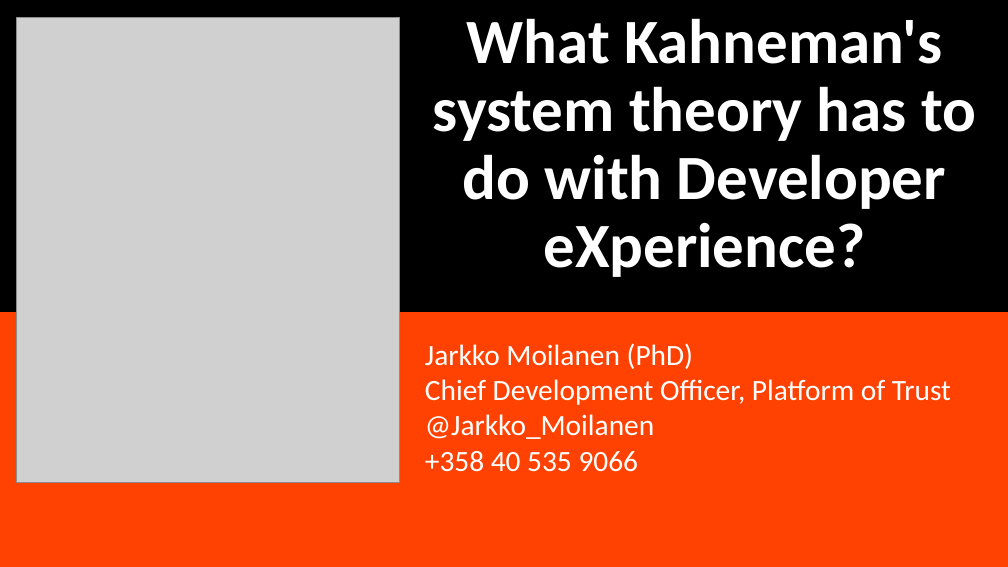
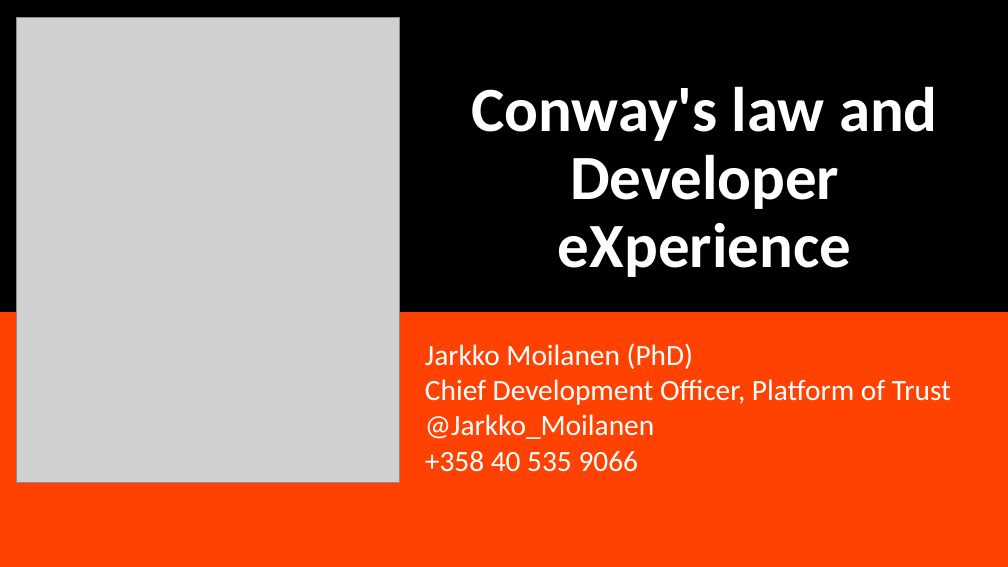
Before and after one commit to kyyberi/dxdoctor, a slide deck: slide 20 of presentations/video-6-presentation.pptx. Drawn at 1008x567 pixels with LibreOffice and Linux fonts; fonts in the diff are those of the drawing; grey boxes stand for pictures. Boxes give left, top, right and bottom in pixels: in the first picture for what was removed or moved away, otherwise in the second. Text is boxed around its words. In the diff, an @@ line names an element or a change of style, - is before the commit and + after.

```diff
--- a/presentations/video-6-presentation.pptx
+++ b/presentations/video-6-presentation.pptx
@@ title at box(471, 86, 938, 277): text changed @@
-What Kahneman's system theory has to do with Developer eXperience?
+Conway's law and Developer eXperience
```
Also in this commit, not shown: 1 other slide changed, 10 other files.
